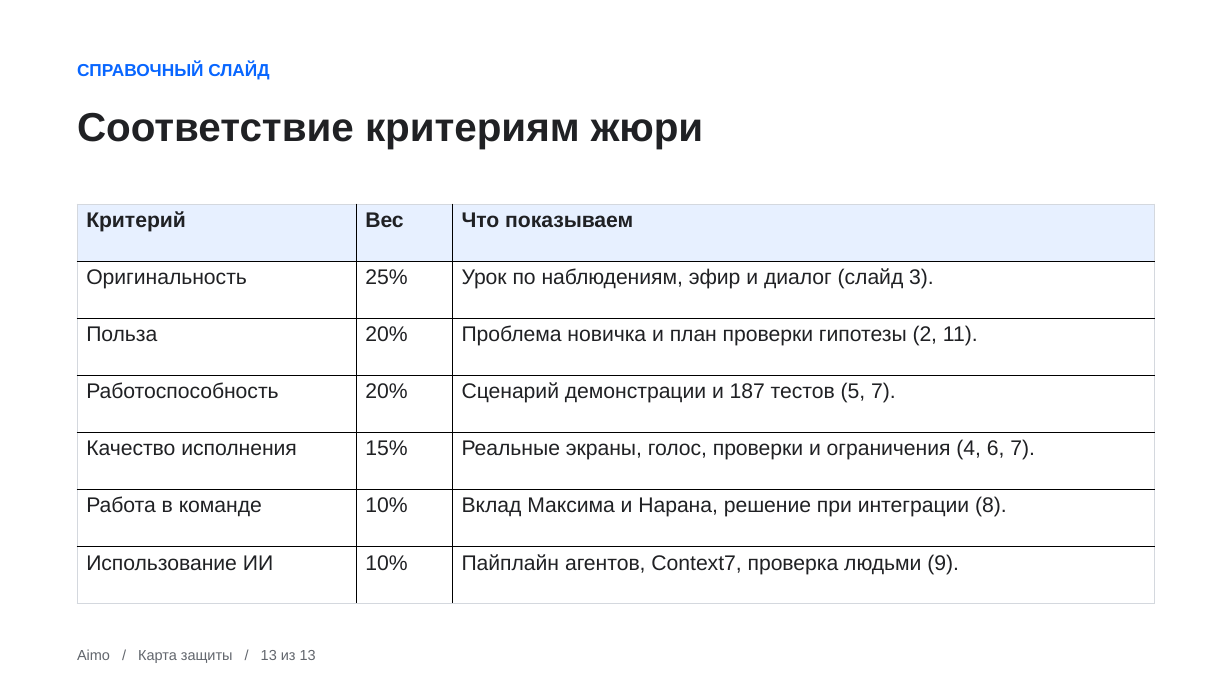
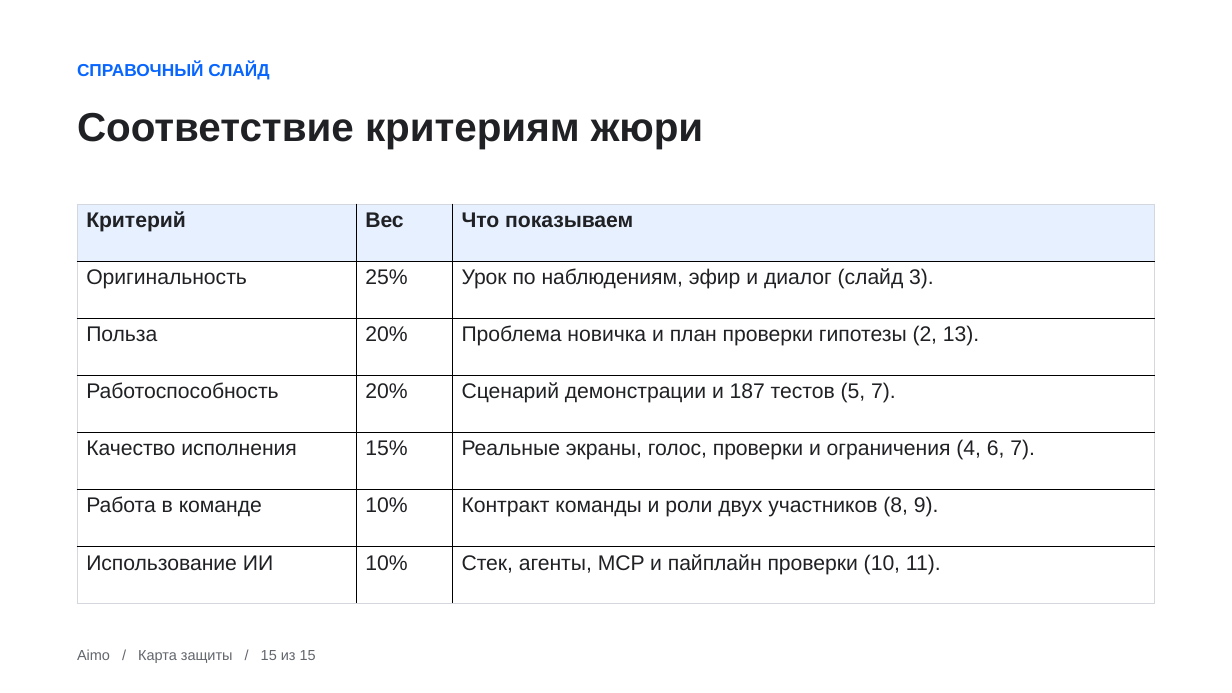
Before and after one commit to Raistaid/AI-Coach, a slide deck: slide 15 of output/presentation/Aimo_защита_проекта.pptx (slide 13 before the commit). Drawn at 1232x693 pixels with LibreOffice and Linux fonts; fonts in the diff are those of the drawing. Boxes give left, top, right and bottom in pixels: in the first picture for what was removed or moved away, otherwise in the second. Text is boxed around its words. In the diff, an @@ line names an element or a change of style, - is before the commit and + after.

```diff
--- a/output/presentation/Aimo_защита_проекта.pptx
+++ b/output/presentation/Aimo_защита_проекта.pptx
@@ table at (77,204,1154,604) @@
-row 3, column 3: Проблема новичка и план проверки гипотезы (2, 11).
+row 3, column 3: Проблема новичка и план проверки гипотезы (2, 13).
-row 6, column 3: Вклад Максима и Нарана, решение при интеграции (8).
+row 6, column 3: Контракт команды и роли двух участников (8, 9).
-row 7, column 3: Пайплайн агентов, Context7, проверка людьми (9).
+row 7, column 3: Стек, агенты, MCP и пайплайн проверки (10, 11).
@@ text at (77,649,316,663): text changed @@
-Aimo / Карта защиты / 13 из 13
+Aimo / Карта защиты / 15 из 15
```
Also in this commit, not shown: 9 other slides changed, 3 slides added, 1 slide removed, 5 other files.
